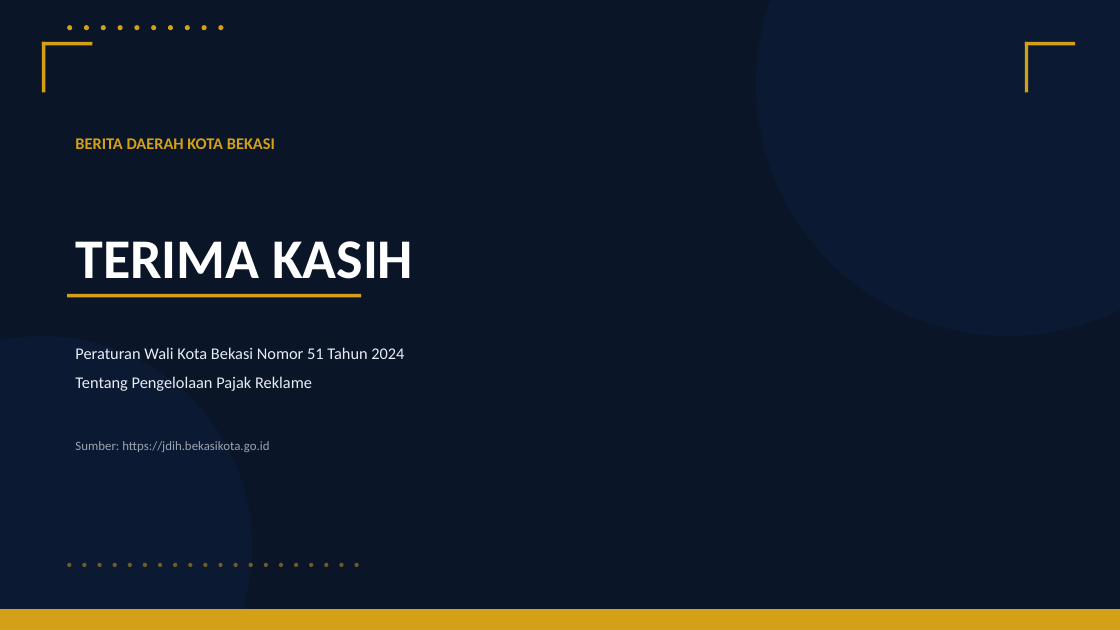
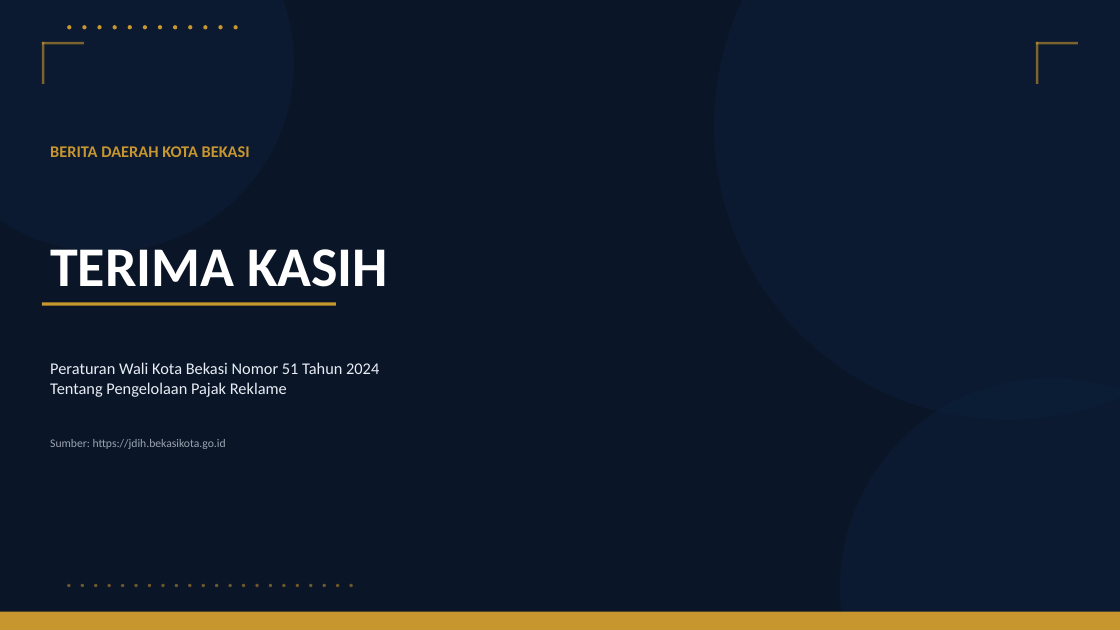
Before and after one commit to rahadiana/coba_ppt, a slide deck: slide 33 of Perwal_Bekasi_51_2024_Pajak_Reklame.pptx (slide 34 before the commit). Drawn at 1120x630 pixels with LibreOffice and Linux fonts; fonts in the diff are those of the drawing. Boxes give left, top, right and bottom in pixels: in the first picture for what was removed or moved away, otherwise in the second. Text is boxed around its words. In the diff, an @@ line names an element or a change of style, - is before the commit and + after.

```diff
--- a/Perwal_Bekasi_51_2024_Pajak_Reklame.pptx
+++ b/Perwal_Bekasi_51_2024_Pajak_Reklame.pptx
@@ ellipse added at [0,0,294,252], fill #0D1F3C at 45% opacity @@
@@ fill #D4A017 to #C8962E in 12 elements at [0,612,1120,630], [67,25,71,29], [218,25,223,29], [42,302,336,306], [203,25,208,29], [82,25,87,29], [188,25,192,29], [97,25,102,29], [173,25,177,29], [113,25,117,29], [158,25,162,29], [128,25,132,29] @@
@@ 3 ellipses: place and size @@
-3 ellipses at [101,25,139,30]
+3 ellipses at [97,25,132,29]
@@ ellipse added at [143,25,147,29], fill #C8962E @@
@@ ellipse: place and size @@
-ellipse at [151,25,156,30]
+ellipse at [158,25,162,29]
@@ ellipse: place and size @@
-ellipse at [168,25,173,30]
+ellipse at [173,25,177,29]
@@ ellipse added at [234,25,238,29], fill #C8962E @@
@@ ellipse: place and size @@
-ellipse at [756,0,1120,336]
+ellipse at [714,0,1120,420]
@@ ellipse at [714,0,1120,420]: fill #0D1F3C at 50% opacity to #0D1F3C at 45% opacity @@
@@ rectangle: place and size @@
-rectangle at [42,42,92,45]
+rectangle at [42,42,84,45]
@@ rectangle: place and size @@
-rectangle at [42,42,45,92]
+rectangle at [42,42,45,84]
@@ fill #D4A017 to #C8962E at 60% opacity in 4 elements at [42,42,84,45], [1036,42,1078,45], [42,42,45,84], [1036,42,1038,84] @@
@@ rectangle: place and size @@
-rectangle at [1025,42,1075,45]
+rectangle at [1036,42,1078,45]
@@ rectangle: place and size @@
-rectangle at [1025,42,1028,92]
+rectangle at [1036,42,1038,84]
@@ text "BERITA DAERAH KOTA BEKASI": place and size @@
-text "BERITA DAERAH KOTA BEKASI" at [75,138,275,149]
+text "BERITA DAERAH KOTA BEKASI" at [50,146,250,157]
@@ text "BERITA DAERAH KOTA BEKASI" at [50,146,250,157]: text colour #D4A017 to #C8962E @@
@@ text "TERIMA KASIH": place and size @@
-text "TERIMA KASIH" at [75,241,413,279]
+text "TERIMA KASIH" at [50,249,388,287]
@@ rectangle: place and size @@
-rectangle at [67,294,361,297]
+rectangle at [42,302,336,306]
@@ ellipse removed at [0,336,252,630] @@
@@ text "Peraturan Wali Kota Bekasi Nomor ...": place and size @@
-text "Peraturan Wali Kota Bekasi Nomor ..." at [75,347,404,359]
+text "Peraturan Wali Kota Bekasi Nomor ..." at [50,362,379,397]
@@ text at [50,382,287,397]: paragraph added @@
+Tentang Pengelolaan Pajak Reklame
@@ text removed at [75,376,312,391] @@
-Tentang Pengelolaan Pajak Reklame
@@ ellipse added at [840,378,1120,630], fill #0D1F3C at 45% opacity @@
@@ text "Sumber: https://jdih.bekasikota.go.id": place and size @@
-text "Sumber: https://jdih.bekasikota.go.id" at [75,441,269,452]
+text "Sumber: https://jdih.bekasikota.go.id" at [50,439,226,449]
@@ text "Sumber: https://jdih.bekasikota.go.id" at [50,439,226,449]: size 11 to 10 pt @@
@@ 8 ellipses: place and size @@
-8 ellipses at [67,563,329,567]
+8 ellipses at [67,584,326,587]
@@ 6 ellipses: place and size @@
-6 ellipses at [97,563,359,567]
+6 ellipses at [94,584,353,587]
@@ ellipse added at [121,584,124,587], fill #C8962E at 50% opacity @@
@@ fill #D4A017 at 50% opacity to #C8962E at 50% opacity in 20 elements at [188,584,192,587], [309,584,313,587], [67,584,71,587], [175,584,178,587], [296,584,299,587], [202,584,205,587], [323,584,326,587], [81,584,84,587], [282,584,286,587], [161,584,165,587], [215,584,218,587], [336,584,339,587], [94,584,97,587], [269,584,272,587], [148,584,151,587], [350,584,353,587], [229,584,232,587], [108,584,111,587], [255,584,259,587], [134,584,138,587] @@
@@ 6 ellipses: place and size @@
-6 ellipses at [128,563,283,567]
+6 ellipses at [134,584,286,587]
@@ ellipse added at [242,584,245,587], fill #C8962E at 50% opacity @@
```
Also in this commit, not shown: 32 other slides changed, 1 slide removed, 2 other files.
